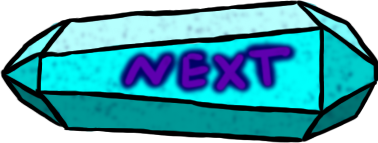
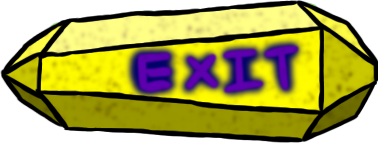
Two versions of the same layered image (378x143). Layer-by-layer changes:
added layer "Layer 15" above "Layer 16" over [135, 43, 301, 95]
added layer "Layer 16" above "Layer 13" over [122, 35, 307, 103]
hid "Layer 13" over [123, 45, 293, 92]
hid "Layer 14" over [115, 38, 300, 98]
added layer "Layer 3 copy 4" above "Layer 3 copy 3" over [5, 1, 378, 140]
